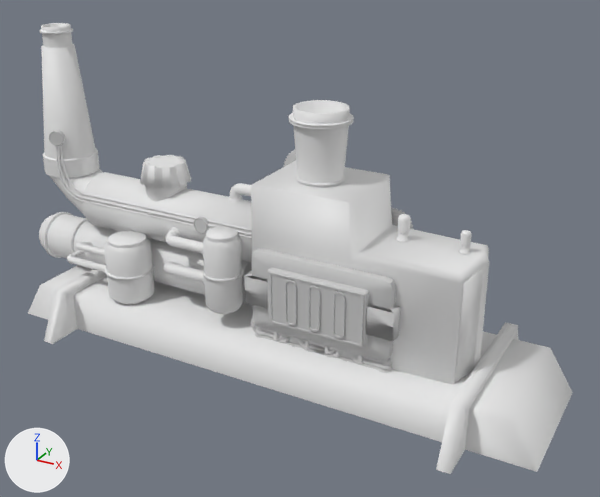
An edit to the FBX model Ko_UnityProject_GAME490/Assets/TonysAssets/Art/Models/Generator01.fbx, drawn before and after from the same camera.
Camera for both pictures: a 50 mm camera at (3.31, -5.59, 3.83) aimed at (0.22, 0.03, 1.03). Every picture has the same lights, and +X, +Y and +Z are marked at lower left. Where no turn or scale is listed for an object, it has been applied to the vertices.

The first picture shows 'Box001', 'Exhaust001', 'Exhaust002', 'FuelContainer001', 'FuelContainer002', 'Generator', 'Generator001', 'Grill003', 'HeaterDoor001', 'MainFuel'.
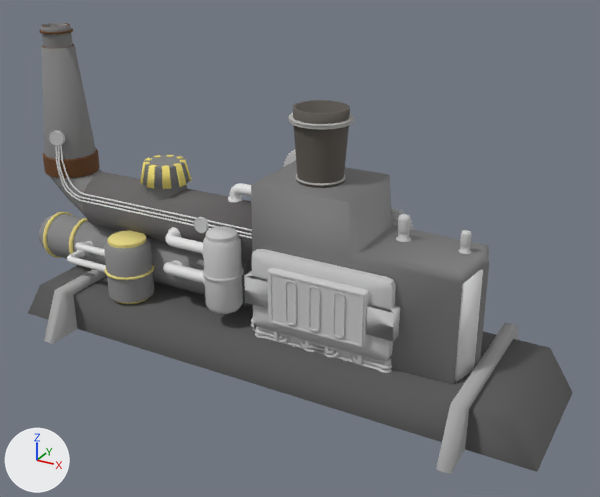
The change, as a list of edits to the scene's bpy script:
```text
Change me_mesh:
    where me_mesh.from_pydata(...)  # 40 vertices, 38 faces; spans x -138.0..138.0, y -31.0..31.0, z 0.0..24.0
    add me_mesh.materials.append(mat_material__33)  # picture img_generator001base_rendermap01_png
Change me_mesh_020:
    where me_mesh_020.from_pydata(...)  # 342 vertices, 680 faces; spans x -0.255..0.255, y -0.251..0.251, z 0.0..0.597
    add me_mesh_020.materials.append(mat_material__47)  # picture img_generator001chimney_rendermap01_png
Change me_mesh_022:
    where me_mesh_022.from_pydata(...)  # 74 vertices, 136 faces; spans x -0.62..1.22, y -0.38..0.38, z 0.0..1.31
    add me_mesh_022.materials.append(mat_material__46)  # picture img_generator001heater_rendermap01_png
Change me_mesh_019:
    where me_mesh_019.from_pydata(...)  # 180 vertices, 356 faces; spans x -6.5..6.5, y -6.4..6.4, z 0.0..17.0
    add me_mesh_019.materials.append(mat_material__40)  # picture img_generator001fuelcontainer3_rendermap01_png
Change me_mesh_015:
    where me_mesh_015.from_pydata(...)  # 261 vertices, 260 faces; spans x -0.22..2.25, y -0.23..0.23, z -0.23..0.23
    add me_mesh_015.materials.append(mat_material__15)  # picture img_generator001mainfuel_rendermap01_png
Change me_mesh_001:
    where me_mesh_001.from_pydata(...)  # 361 vertices, 718 faces; spans x -14.1..125.1, y -14.2..14.2, z -27.7..75.0
    add me_mesh_001.materials.append(mat_material__26)  # picture img_generator001generator_rendermap01_png
Change me_mesh_021:
    where me_mesh_021.from_pydata(...)  # 162 vertices, 320 faces; spans x -0.228..0.228, y -0.225..0.224, z 0.0..0.323
    add me_mesh_021.materials.append(mat_material__34)  # picture img_generatorpowersurge_rendermap01_png
Change ob_fuelcontainer002:
    ob_fuelcontainer002.location: (107.7, -19.88, -45.29) -> (107.7, 20.35, -45.29)
Change ob_fuelcontainer001:
    ob_fuelcontainer001.location: (50.95, -19.88, -53.29) -> (50.95, 20.35, -53.29)
```

Pixel boxes (x1, y1, x2, y2) of what changed, in the pictures (600 x 497 px):
'Generator001', recoloured (white to grey): (28, 265, 573, 474) in both
'Box001', recoloured (white to grey): (251, 161, 489, 384) in both
'Generator', recoloured (white to grey): (39, 23, 252, 263) in both
'Exhaust002', recoloured: (288, 100, 354, 188) in both
'MainFuel', recoloured (white to grey): (39, 212, 252, 306) in both
'FuelContainer001', recoloured, moved (not visible afterwards): before (104, 230, 155, 304)
'FuelContainer003', recoloured: (104, 230, 155, 304) in both
'FuelContainer002', moved (not visible afterwards): before (203, 226, 244, 314)
'Exhaust001', recoloured: (140, 155, 191, 202) in both
'FuelContainer004', unchanged, uncovered by the edit: after (203, 226, 244, 314)
